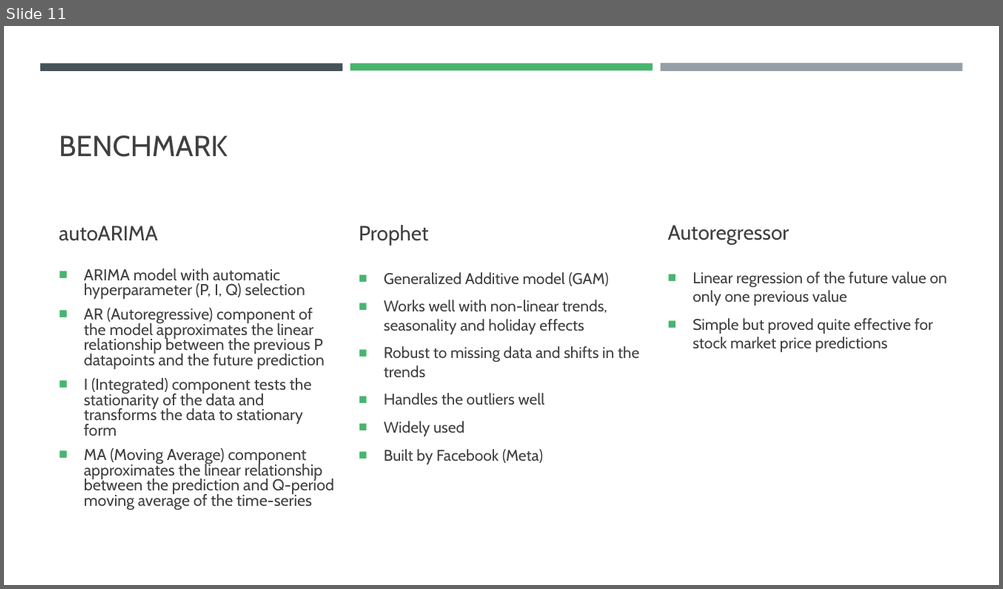
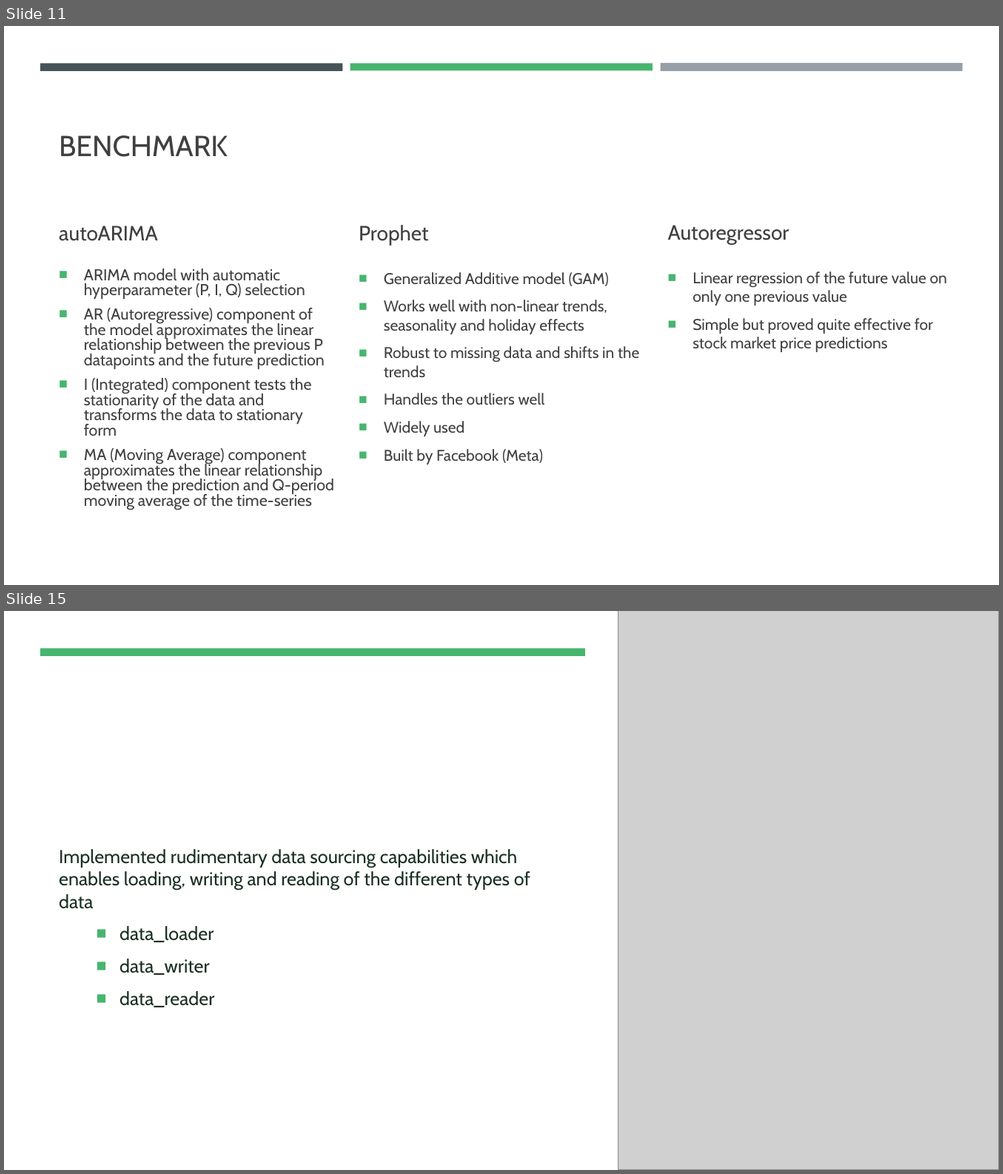
Before and after one commit to filip-topic/Time-Series-Foundation-Models-in-Financial-time-series-prediction, a slide deck: 17th of July Presentation.pptx. Shown one above the other, each under a label of ours: slide 11 before the commit, slides 11 and 15 after it; the slides between them are not shown. The pictures are 1003x589 and 1003x1174 pixels, drawn with LibreOffice and Linux fonts; fonts in the diff are those of the drawing; grey boxes stand for pictures. Boxes give left, top, right and bottom in pixels: in the first picture for what was removed or moved away, otherwise in the second. Text is boxed around its words. In the diff, an @@ line names an element or a change of style, - is before the commit and + after.

```diff
--- a/17th of July Presentation.pptx
+++ b/17th of July Presentation.pptx
@@ slide 15 added at box(4, 611, 999, 1170), background #FFFFFF @@
@@ rectangle added at box(4, 611, 999, 1170), fill #FFFFFF @@
@@ picture added at box(618, 611, 999, 1170) @@
@@ rectangle added at box(40, 648, 585, 655), fill #47B56E @@
@@ text added at box(59, 849, 530, 1008), 18 pt, text #1B3023 @@
+Implemented rudimentary data sourcing capabilities which enables loading, writing and reading of the different types of data
+  ■ data_loader
+  ■ data_writer
+  ■ data_reader
```
Also in this commit, not shown: 1 slide changed, 7 other slides added, 3 slides removed, 3 other files.
